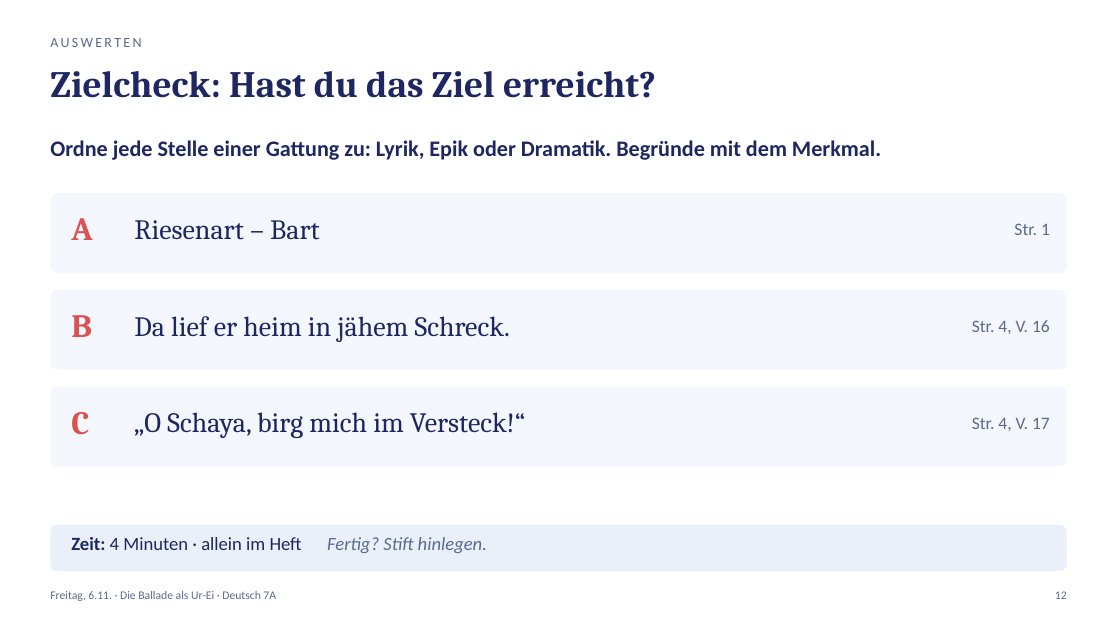
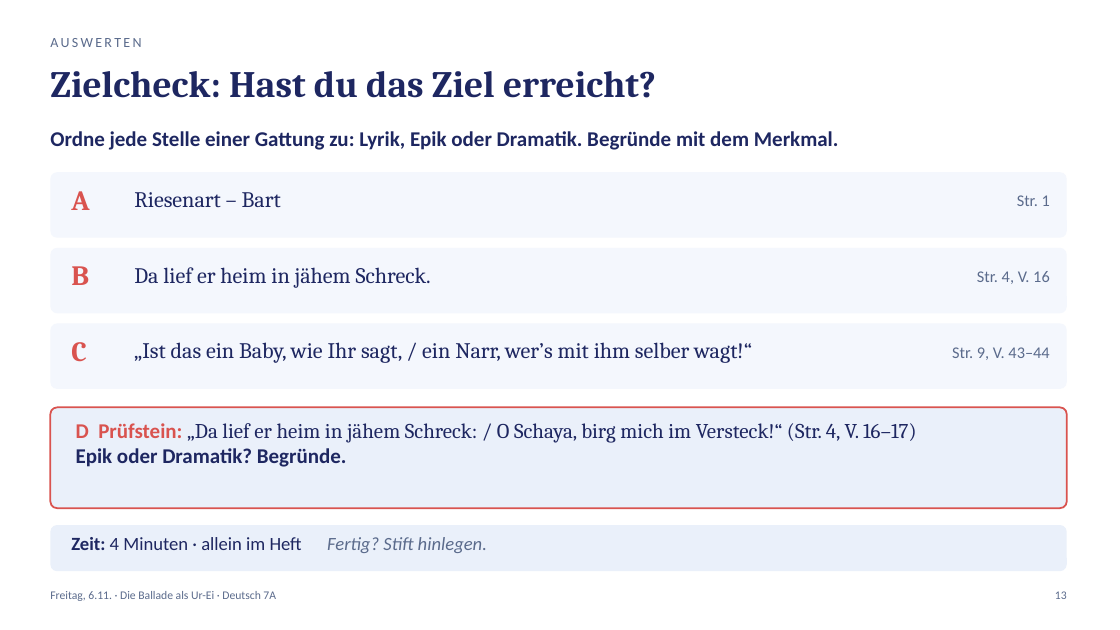
Before and after one commit to golzkonstantin-gif/Schule, a slide deck: slide 13 of Deutsch_7A/Balladen/Woche2/Freitag_06-11_Deutsch_7A.pptx (slide 12 before the commit). Drawn at 1120x630 pixels with LibreOffice and Linux fonts; fonts in the diff are those of the drawing. Boxes give left, top, right and bottom in pixels: in the first picture for what was removed or moved away, otherwise in the second. Text is boxed around its words. In the diff, an @@ line names an element or a change of style, - is before the commit and + after.

```diff
--- a/Deutsch_7A/Balladen/Woche2/Freitag_06-11_Deutsch_7A.pptx
+++ b/Deutsch_7A/Balladen/Woche2/Freitag_06-11_Deutsch_7A.pptx
@@ text "Ordne jede Stelle einer Gattung ..." moved from (x1=50, y1=140, x2=881, y2=160) to (x1=50, y1=131, x2=839, y2=150) @@
@@ text "Ordne jede Stelle einer Gattung ..." at (x1=50, y1=131, x2=839, y2=150): size 19 to 18 pt @@
@@ rounded rectangle at (x1=50, y1=172, x2=1067, y2=238): proportions changed @@
@@ rounded rectangle resized from (x1=50, y1=193, x2=1067, y2=273) to (x1=50, y1=172, x2=1067, y2=238) @@
@@ text "A" moved from (x1=71, y1=218, x2=92, y2=240) to (x1=71, y1=191, x2=89, y2=210) @@
@@ text "Riesenart – Bart" moved from (x1=134, y1=220, x2=320, y2=240) to (x1=134, y1=192, x2=281, y2=207) @@
@@ text "Riesenart – Bart" at (x1=134, y1=192, x2=281, y2=207): size 24 to 19 pt @@
@@ text "Str. 1" moved from (x1=1014, y1=223, x2=1050, y2=235) to (x1=1017, y1=195, x2=1050, y2=206) @@
@@ text "Str. 1" at (x1=1017, y1=195, x2=1050, y2=206): size 15 to 14 pt @@
@@ rounded rectangle added at (x1=50, y1=248, x2=1067, y2=313), fill #F4F7FD @@
@@ text "B" moved from (x1=71, y1=315, x2=92, y2=337) to (x1=71, y1=266, x2=89, y2=285) @@
@@ text "Da lief er heim in ..." at (x1=134, y1=267, x2=431, y2=288): size 24 to 19 pt @@
@@ text "Da lief er heim in ..." moved from (x1=134, y1=316, x2=510, y2=342) to (x1=134, y1=267, x2=431, y2=288) @@
@@ text "Str. 4, V. 16" at (x1=977, y1=271, x2=1050, y2=284): size 15 to 14 pt @@
@@ text "Str. 4, V. 16" moved from (x1=972, y1=320, x2=1050, y2=334) to (x1=977, y1=271, x2=1050, y2=284) @@
@@ rounded rectangle resized from (x1=50, y1=290, x2=1067, y2=370) to (x1=50, y1=323, x2=1067, y2=389) @@
@@ rounded rectangle at (x1=50, y1=323, x2=1067, y2=389): proportions changed @@
@@ size 28 to 24 pt in 3 elements at (x1=71, y1=191, x2=89, y2=210), (x1=71, y1=266, x2=89, y2=285), (x1=71, y1=342, x2=86, y2=362) @@
@@ text "C" moved from (x1=71, y1=412, x2=89, y2=435) to (x1=71, y1=342, x2=86, y2=362) @@
@@ text added at (x1=134, y1=342, x2=752, y2=363), 19 pt, text #1E2761 @@
+„Ist das ein Baby, wie Ihr sagt, / ein Narr, wer’s mit ihm selber wagt!“
@@ text at (x1=952, y1=347, x2=1049, y2=360): text changed; size 15 to 14 pt @@
-Str. 4, V. 17
+Str. 9, V. 43–44
@@ rounded rectangle resized from (x1=50, y1=386, x2=1067, y2=466) to (x1=50, y1=408, x2=1067, y2=508) @@
@@ rounded rectangle at (x1=50, y1=408, x2=1067, y2=508): fill #F4F7FD to #EAF0FA; outline none to #D9534F 1.5 pt; proportions changed @@
@@ text removed at (x1=134, y1=412, x2=525, y2=438) @@
-„O Schaya, birg mich im Versteck!“
@@ text added at (x1=76, y1=423, x2=916, y2=467), 18 pt, text #1E2761 @@
+D Prüfstein: „Da lief er heim in jähem Schreck: / O Schaya, birg mich im Versteck!“ (Str. 4, V. 16–17)
+Epik oder Dramatik? Begründe.
```
Also in this commit, not shown: 5 other slides changed, 3 slides added, 2 slides removed, 19 other files.
